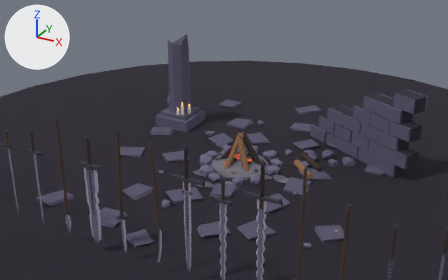
An edit to the Blender file assets/source/bonfire.blend, drawn before and after from the same camera.
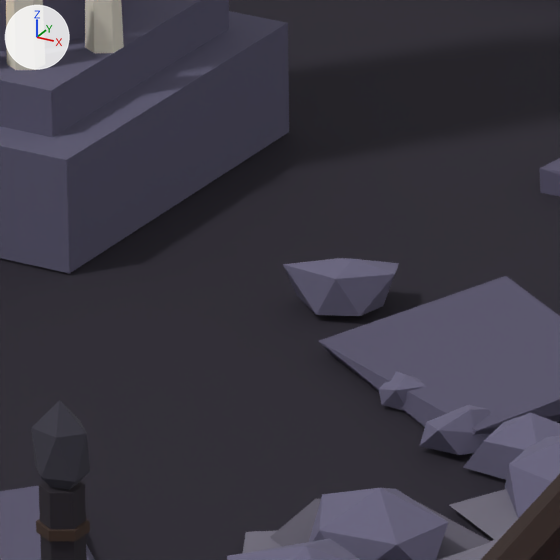
Old and new are each drawn from a camera (50 mm lens) standing at (4.78, -9.32, 5.13) and looking at (-0.91, 1.02, -0.04) and again close up on the part from 40% to 51% of the width and 39% to 56% of the height. Arrows for +X, +Y and +Z are at upper left; the lights stay in place. The last two pictures show the newer version.

The first close-up shows 'Candle_0', 'Flagstone_20', 'Flagstone_22', 'Ground', 'Log_03', 'Pillar_Plinth', 'RingStone_04', 'RingStone_05', 'Rubble_02', 'Rubble_03', 'Rubble_06', 'Rubble_12', 'Weapon_zweihander' and 8 more.
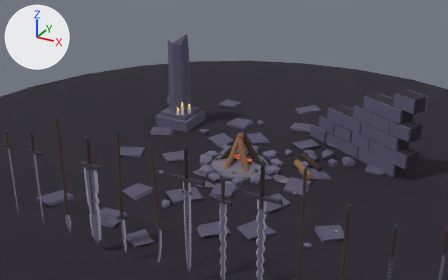
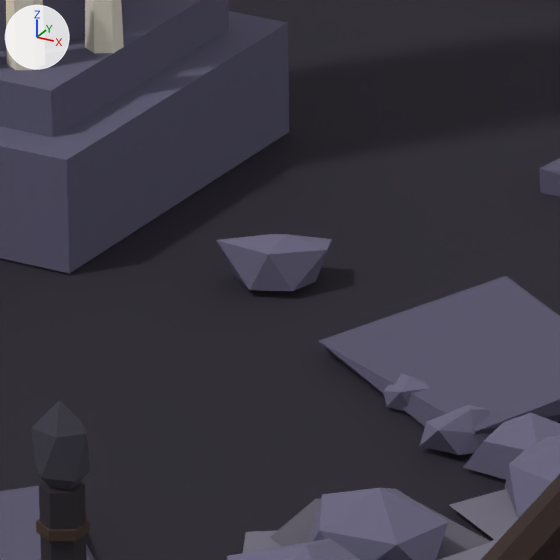
Commit message: Keep the ruins' rubble out from under his stretched leg

Changed parts and their boxes [x1, y1, x2, y2] in the close-ups (560 x 560 px):
'Rubble_03', moved: before [283, 258, 399, 316]; after [216, 234, 332, 291]
'Rubble_12', moved: before [379, 371, 426, 411]; after [383, 373, 430, 411]

What the commit changed:
Object 'Rubble_03' (ob_rubble_03) moves from (-1.252, 1.028, 0.04) to (-1.414, 1.067, 0.04).
Object 'Rubble_12' (ob_rubble_12) moves from (-0.948, 0.704, 0.02) to (-0.937, 0.701, 0.02).
